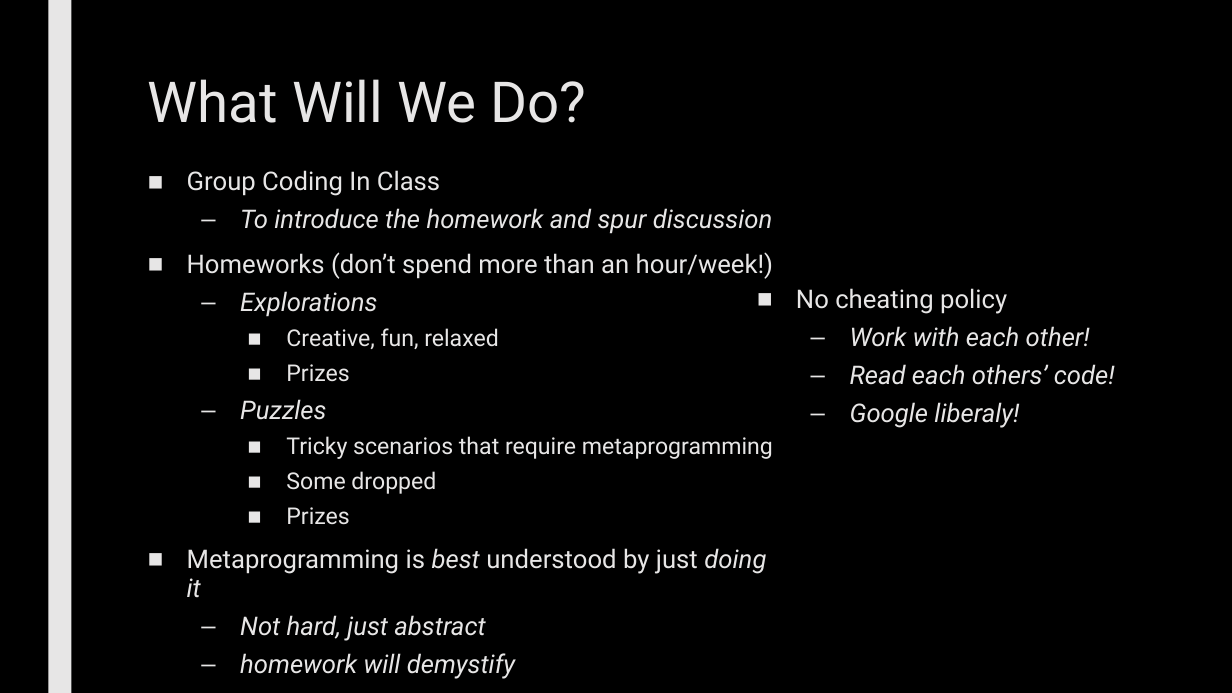
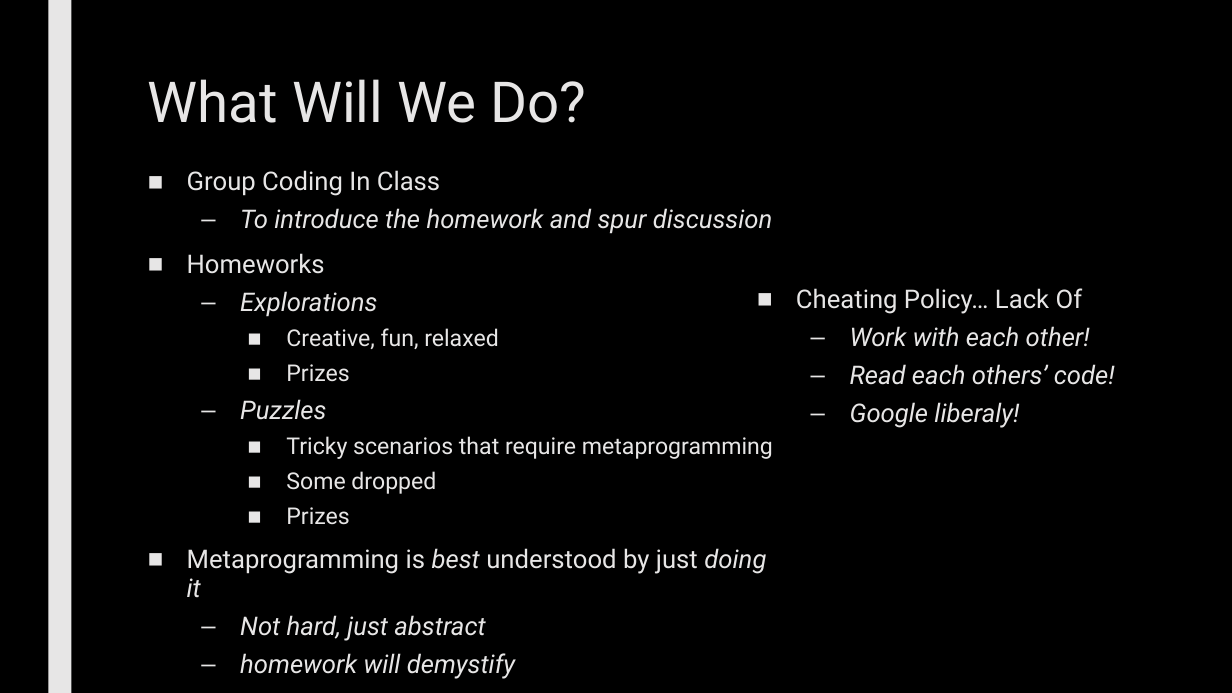
Before and after one commit to max7patek/metaprogramming, a slide deck: slide 5 of slides/00-OOPython.pptx. Drawn at 1232x693 pixels with LibreOffice and Linux fonts; fonts in the diff are those of the drawing. Boxes give left, top, right and bottom in pixels: in the first picture for what was removed or moved away, otherwise in the second. Text is boxed around its words. In the diff, an @@ line names an element or a change of style, - is before the commit and + after.

Commit message:
fixed schedule, some typos, and minor rewording

```diff
--- a/slides/00-OOPython.pptx
+++ b/slides/00-OOPython.pptx
@@ text at (187,253,325,274): text changed @@
-■ Homeworks (don’t spend more than an hour/week!)
+■ Homeworks
@@ text at (796,288,1083,314): text changed @@
-■ No cheating policy
+■ Cheating Policy… Lack Of
```
Also in this commit, not shown: 4 other slides changed.
